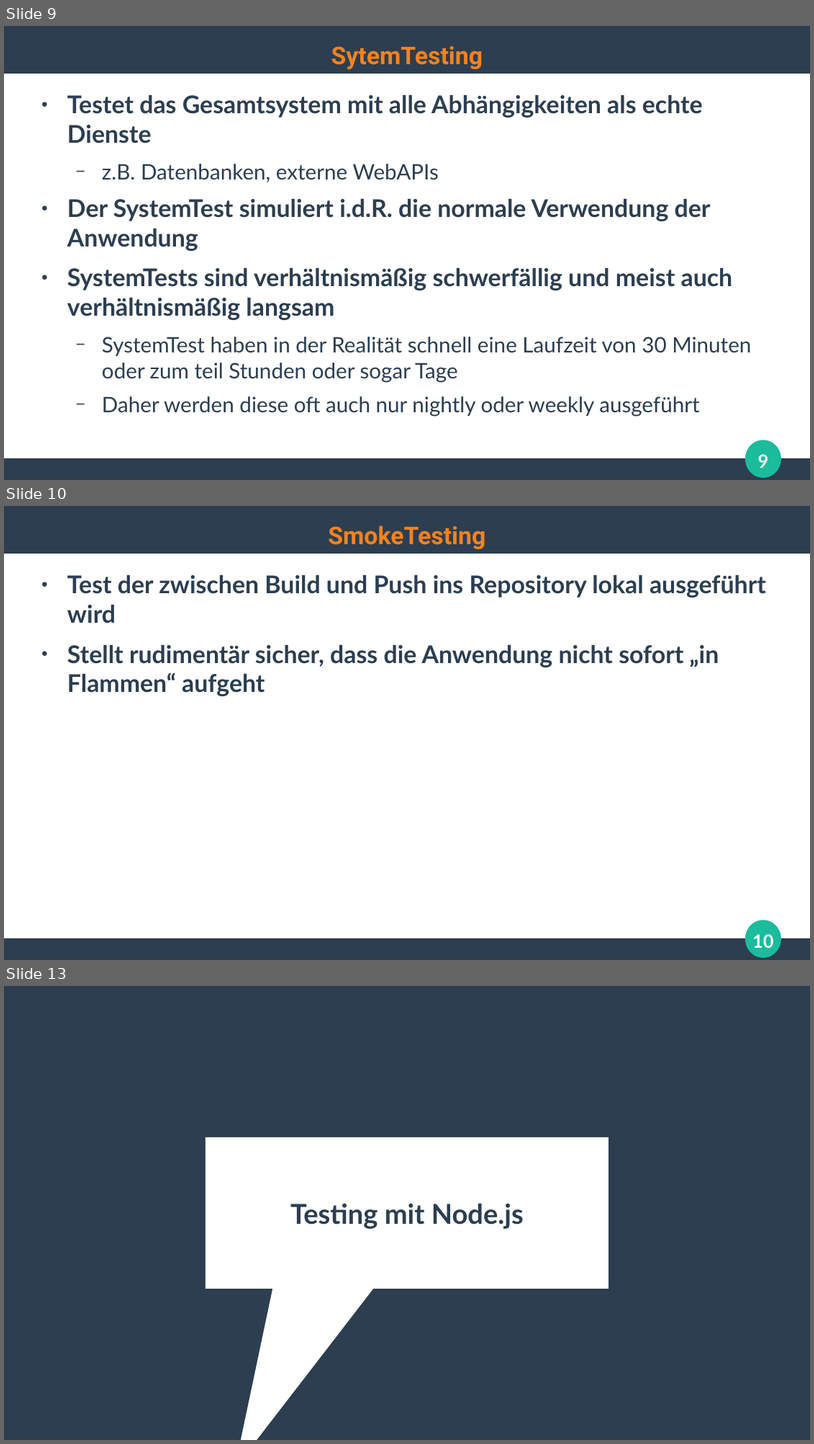
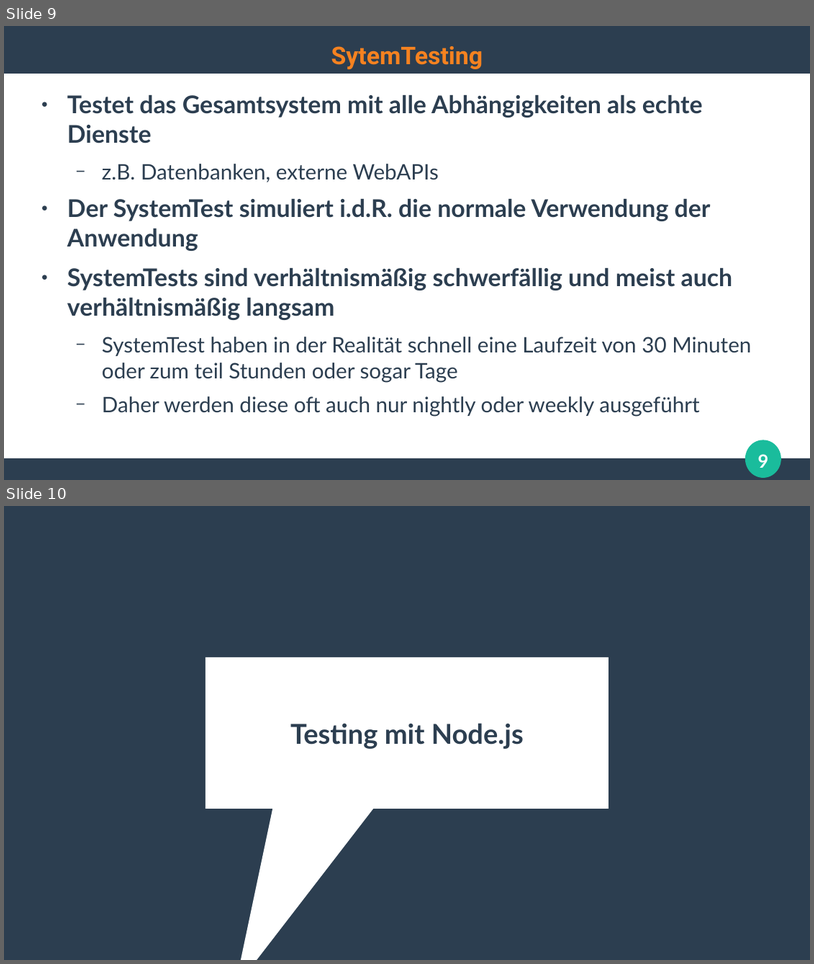
Before and after one commit to ghandmann/HS-AlbSig-WebAnwendungen2, a slide deck: Kapitel/09_ModerneSoftwareentwicklung.odp. Shown one above the other, each under a label of ours: slides 9, 10 and 13 before the commit, slides 9 and 10 after it; the slides between them are not shown. The pictures are 814x1444 and 814x964 pixels, drawn with LibreOffice and Linux fonts; fonts in the diff are those of the drawing. Boxes give left, top, right and bottom in pixels: in the first picture for what was removed or moved away, otherwise in the second. Text is boxed around its words. In the diff, an @@ line names an element or a change of style, - is before the commit and + after.

```diff
--- a/Kapitel/09_ModerneSoftwareentwicklung.odp
+++ b/Kapitel/09_ModerneSoftwareentwicklung.odp
@@ slide 10 removed at <box>4,506,810,960</box>, background #FFFFFF; not listed: 3 template elements that a slide beside it also shows @@
@@ title removed at <box>328,525,486,549</box> @@
-SmokeTesting
@@ text removed at <box>67,575,766,696</box> @@
-● Test der zwischen Build und Push ins Repository lokal ausgeführt wird
-● Stellt rudimentär sicher, dass die Anwendung nicht sofort „in Flammen“ aufgeht
@@ page number removed at <box>753,934,774,947</box> @@
-10
@@ what was slide 13 is now slide 10 @@
```
Also in this commit, not shown: 3 slides changed, 2 other slides removed.
